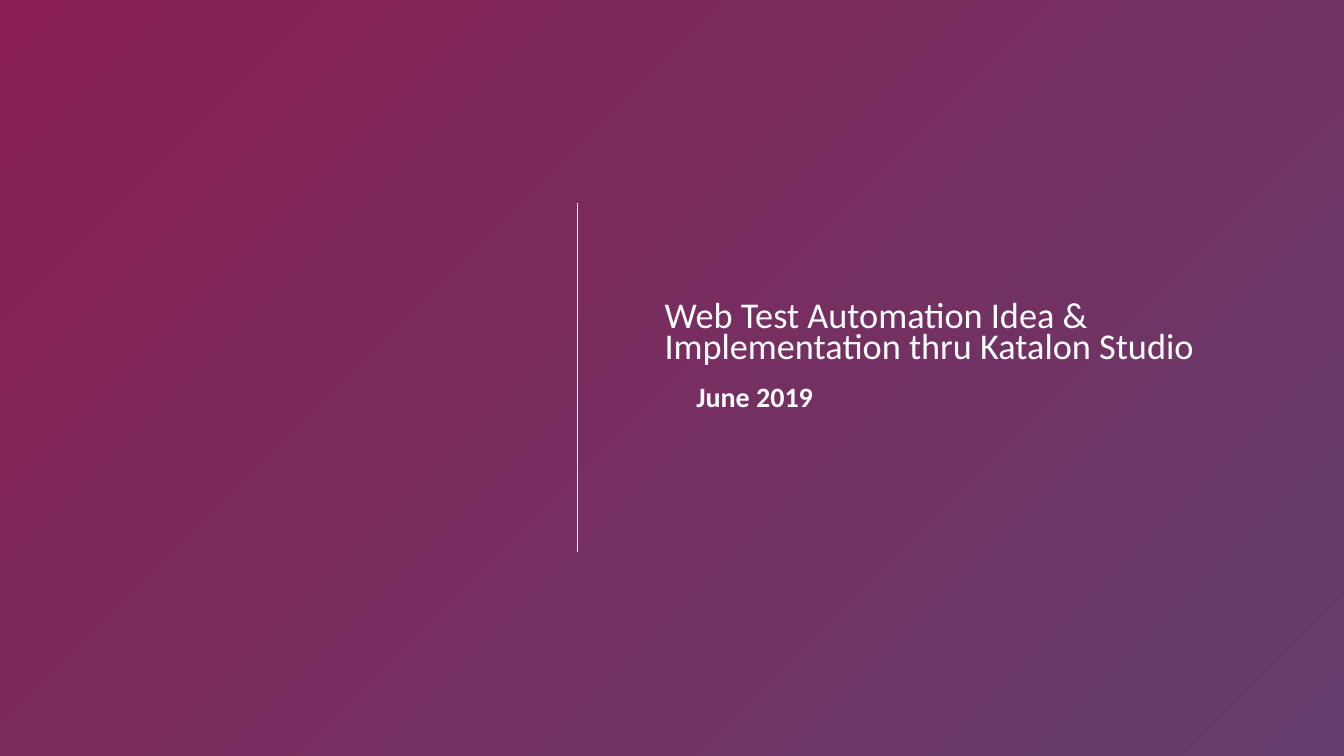
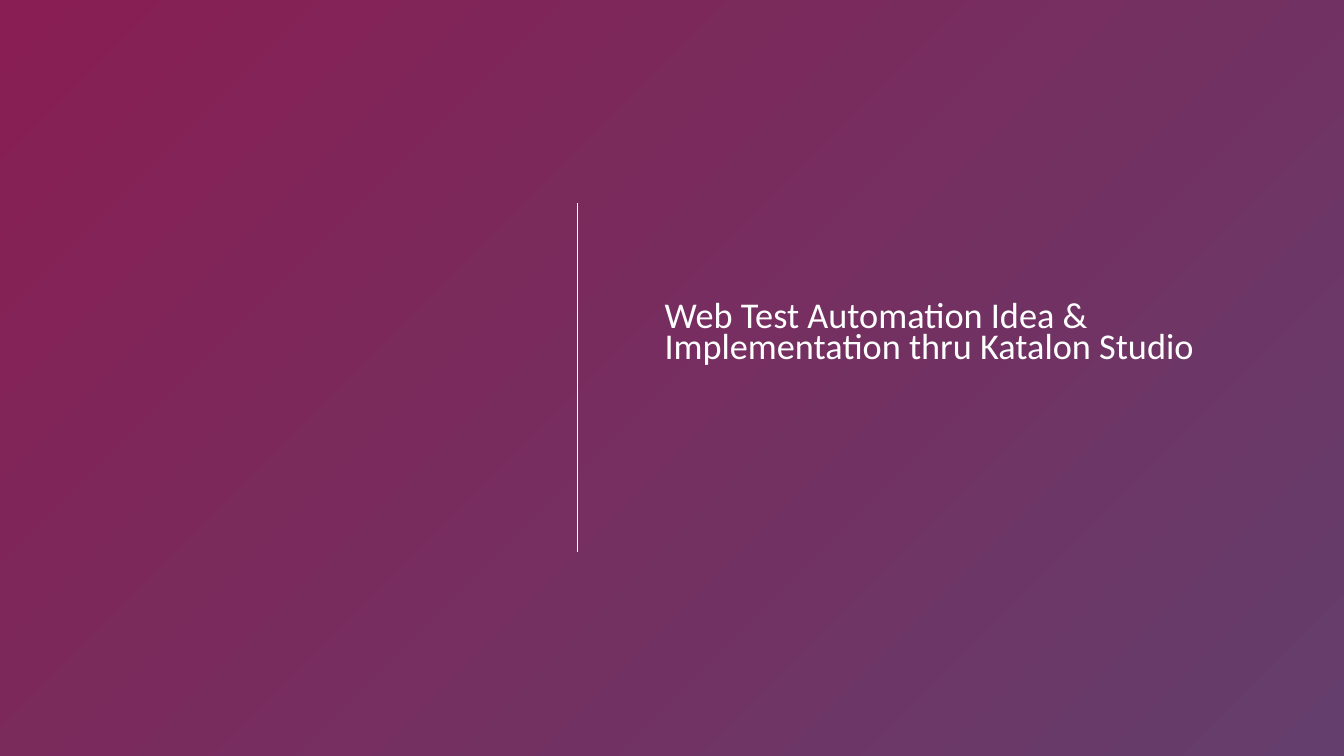
Before and after one commit to aruljain/my-reference-docs, a slide deck: slide 1 of misc docs/Katalon-Curious-Bot.pptx. Drawn at 1344x756 pixels with LibreOffice and Linux fonts; fonts in the diff are those of the drawing; background and template pictures are left out. Boxes give left, top, right and bottom in pixels: in the first picture for what was removed or moved away, otherwise in the second. Text is boxed around its words. In the diff, an @@ line names an element or a change of style, - is before the commit and + after.

```diff
--- a/misc docs/Katalon-Curious-Bot.pptx
+++ b/misc docs/Katalon-Curious-Bot.pptx
@@ text removed at <box>696,388,813,407</box> @@
-June 2019
```
Also in this commit, not shown: 25 other files.
